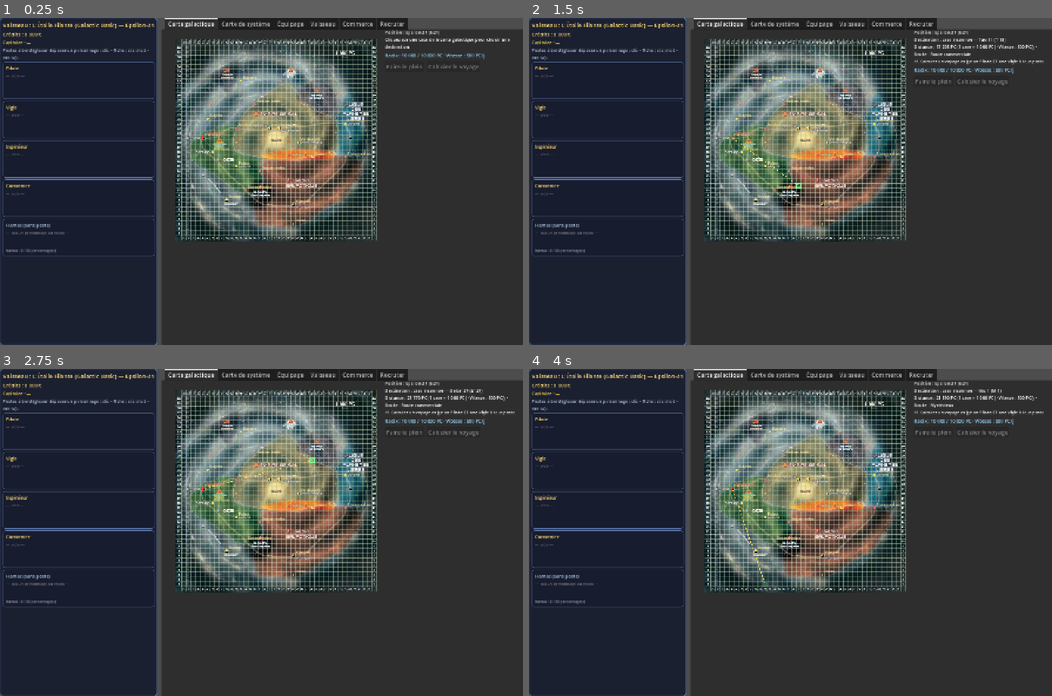
Above: before the commit, frames 1-4 (two rows, left to right).
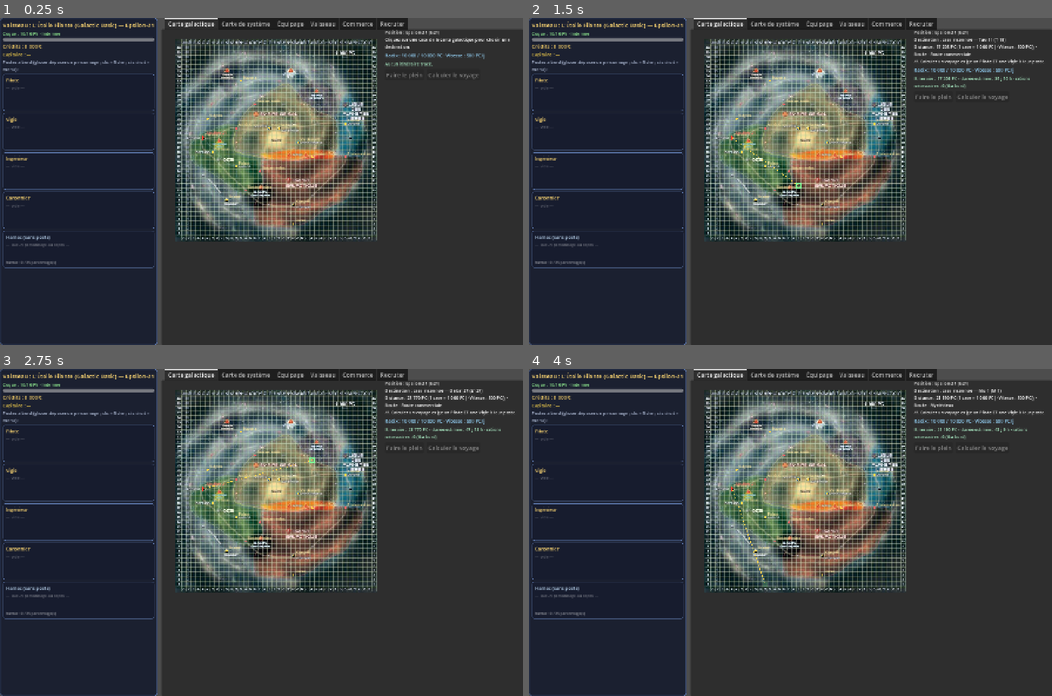
Above: after the commit, the same moments.

Repository: demicercle/space-western
Game: Godot game, scene res://main.tscn
Same seed, same stepped clock (60 frames per second), same inputs: the game is played once before the commit and once after it.
Inputs (mouse positions are in pixels of both pictures, inside the frame that each line leads up to):
- Up to frame 1 (0.25 s): no input
- Up to frame 2 (1.5 s): tap Enter at 0.5 s; drag from (800, 188) to (842, 109) at 0.52 s; tap Space at 1.25 s; drag from (685, 197) to (764, 246) at 1.27 s
- Up to frame 3 (2.75 s): tap Enter at 2 s; move the mouse to (313, 460) at 2.02 s; click (313, 460) at 2.17 s
- Up to frame 4 (4 s): tap Space at 2.75 s; drag from (764, 597) to (633, 483) at 2.77 s; tap Enter at 3.5 s; move the mouse to (947, 581) at 3.52 s; click (947, 581) at 3.67 s

The runs differ from the first frame. In frame 1, 3.1% of the frame differs, in the area x 0-92%, y 4-77%; in frame 2, 3.3%, in the area x 0-96%, y 4-77%; in frame 3, 3.3%; in frame 4, 3.3%.

Commit message:
Instructions-4 : moniteur de santé du vaisseau (coque PV/état + barre) à gauche sous le nom, durée estimée (j/h) et rations nécessaires affichées quand un itinéraire est tracé, menu pause F1 (quitter / relancer / plein écran / cheat +1 000 € / +1 000 Radix)
Co-authored-by: demicercle <demicercle@users.noreply.github.com>

Diff:
--- a/main.gd
+++ b/main.gd
@@ -42,6 +42,10 @@
 var confirm_dialog: AcceptDialog
 var pending_virer: Character = null
 var panel_style: StyleBoxFlat
+var ship_health_label: Label
+var ship_health_bar: ProgressBar
+var itineraire_label: Label
+var pause_menu: PopupMenu
 
 static func post_name_static(i: int) -> String:
 	if i < POSTS.size():
@@ -54,6 +58,7 @@
 	_build_left_panel()
 	_build_tabs()
 	_build_context_menu()
+	_build_pause_menu()
 	_start_game()
 
 func _setup_theme() -> void:
@@ -78,6 +83,19 @@
 	ship_name_label.add_theme_font_size_override("font_size", 16)
 	ship_name_label.add_theme_color_override("font_color", Color(1.0, 0.85, 0.45))
 	left_vbox.add_child(ship_name_label)
+	var shb := VBoxContainer.new()
+	shb.add_theme_constant_override("separation", 2)
+	left_vbox.add_child(shb)
+	ship_health_label = Label.new()
+	ship_health_label.add_theme_font_size_override("font_size", 12)
+	shb.add_child(ship_health_label)
+	ship_health_bar = ProgressBar.new()
+	ship_health_bar.min_value = 0
+	ship_health_bar.max_value = 1
+	ship_health_bar.value = 1
+	ship_health_bar.show_percentage = false
+	ship_health_bar.custom_minimum_size = Vector2(0, 10)
+	shb.add_child(ship_health_bar)
 	credits_label = Label.new()
 	credits_label.add_theme_font_size_override("font_size", 14)
 	credits_label.add_theme_color_override("font_color", Color(0.95, 0.8, 0.4))
@@ -127,6 +145,11 @@
 	travel_info_label.add_theme_font_size_override("font_size", 13)
 	travel_info_label.add_theme_color_override("font_color", Color(0.6, 0.85, 1.0))
 	side.add_child(travel_info_label)
+	itineraire_label = Label.new()
+	itineraire_label.autowrap_mode = TextServer.AUTOWRAP_WORD_SMART
+	itineraire_label.add_theme_font_size_override("font_size", 12)
+	itineraire_label.add_theme_color_override("font_color", Color(0.65, 0.9, 0.75))
+	side.add_child(itineraire_label)
 	var btns := HBoxContainer.new()
 	btns.add_theme_constant_override("separation", 8)
 	side.add_child(btns)
@@ -188,6 +211,85 @@
 	if "cancel_button_text" in confirm_dialog:
 		confirm_dialog.cancel_button_text = "Non"
 	confirm_dialog.confirmed.connect(_on_virer_confirmed)
+
+func _build_pause_menu() -> void:
+	pause_menu = PopupMenu.new()
+	add_child(pause_menu)
+	pause_menu.add_item("Quitter le jeu", 0)
+	pause_menu.add_item("Relancer le jeu depuis le début", 1)
+	pause_menu.add_check_item("Plein écran", 2)
+	pause_menu.add_separator()
+	pause_menu.add_item("Cheat : +1 000 €", 3)
+	pause_menu.add_item("Cheat : +1 000 Radix", 4)
+	pause_menu.id_pressed.connect(_on_pause_id)
+
+func _unhandled_input(event: InputEvent) -> void:
+	if event is InputEventKey and event.pressed and not event.echo and event.keycode == KEY_F1:
+		if pause_menu.visible:
+			pause_menu.hide()
+		else:
+			pause_menu.set_item_checked(2, DisplayServer.window_get_mode() == DisplayServer.WINDOW_MODE_FULLSCREEN)
+			pause_menu.popup_centered()
+		get_viewport().set_input_as_handled()
+
+func _on_pause_id(id: int) -> void:
+	match id:
+		0:
+			get_tree().quit()
+		1:
+			if get_tree().current_scene != null:
+				get_tree().reload_current_scene()
+			else:
+				get_tree().change_scene_to_file("res://main.tscn")
+		2:
+			if DisplayServer.window_get_mode() == DisplayServer.WINDOW_MODE_FULLSCREEN:
+				DisplayServer.window_set_mode(DisplayServer.WINDOW_MODE_WINDOWED)
+			else:
+				DisplayServer.window_set_mode(DisplayServer.WINDOW_MODE_FULLSCREEN)
+		3:
+			credits += 1000
+			msg_label.text = "Cheat : +1 000 € (crédits : %s €)." % MAUtils.fmt_int(credits)
+			refresh_all()
+		4:
+			ship.radix_pc = mini(ship.autonomie_pc, ship.radix_pc + 1000)
+			msg_label.text = "Cheat : +1 000 Radix (réserve : %s / %s PC)." % [MAUtils.fmt_int(ship.radix_pc), MAUtils.fmt_int(ship.autonomie_pc)]
+			refresh_all()
+
+func refresh_ship_health() -> void:
+	if ship == null:
+		return
+	var col := Color(0.55, 0.9, 0.55)
+	match ship.etat:
+		"L":
+			col = Color(0.9, 0.9, 0.4)
+		"G":
+			col = Color(1.0, 0.65, 0.3)
+		"D":
+			col = Color(1.0, 0.3, 0.3)
+	ship_health_label.text = "Coque : %d/%d PV · %s%s" % [ship.structure_pv, ship.coque_pv, Ship.etat_txt(ship.etat), " — DÉTRUIT" if ship.detruit else ""]
+	ship_health_label.add_theme_color_override("font_color", col)
+	ship_health_bar.max_value = maxf(1.0, float(ship.coque_pv))
+	ship_health_bar.value = clampf(float(ship.structure_pv), 0.0, ship_health_bar.max_value)
+
+func _itineraire_txt() -> String:
+	if destination.x < 0 or ship == null:
+		return "Aucun itinéraire tracé."
+	var jours := float(distance) / float(maxi(1, ship.vitesse_hyper_pc_j))
+	var j := int(jours)
+	var h := int(round((jours - j) * 24.0))
+	if h >= 24:
+		j += 1
+		h -= 24
+	var duree := "%d j" % j
+	if h > 0:
+		duree += " %d h" % h
+	if j == 0 and h == 0:
+		duree = "moins d'une heure"
+	var j_r := int(ceil(jours))
+	if absf(jours - roundf(jours)) < 0.001:
+		j_r = int(round(jours))
+	var rations := j_r * characters.size()
+	return "Itinéraire : %s PC · durée estimée : %s · rations nécessaires : %d (%d à bord)" % [MAUtils.fmt_int(distance), duree, rations, characters.size()]
 
 func _start_game() -> void:
 	ship = Ship.galactic_basic(MAUtils.pick(SHIP_NAMES))
@@ -416,6 +518,7 @@
 	var pos_txt := "Position : %s (%s)" % [GalaxyData.coord_label(current_pos.x, current_pos.y), GalaxyData.coord_text(current_pos.x, current_pos.y)]
 	if destination.x < 0:
 		info_label.text = pos_txt + "\nCliquez sur une case de la carte galactique pour choisir une destination."
+		itineraire_label.text = _itineraire_txt()
 		return
 	var dest_sys := get_system(destination)
 	var named: Variant = GalaxyData.named_at(destination.x, destination.y)
@@ -428,6 +531,7 @@
 		dest_name, GalaxyData.coord_label(destination.x, destination.y), GalaxyData.coord_text(destination.x, destination.y),
 		MAUtils.fmt_int(distance), ship.vitesse_hyper_pc_j, dest_sys.route, extra,
 	]
+	itineraire_label.text = _itineraire_txt()
 
 func _update_buttons() -> void:
 	var dk := docked()
@@ -615,6 +719,7 @@
 
 func refresh_all() -> void:
 	ship_name_label.text = "Vaisseau : %s (%s) — %s" % [ship.nom, ship.modele, GalaxyData.coord_label(current_pos.x, current_pos.y)]
+	refresh_ship_health()
 	credits_label.text = "Crédits : %s €" % MAUtils.fmt_int(credits)
 	captain_label.text = "Capitaine : %s" % (captain.nom if captain != null else "—")
 	for c in characters:
